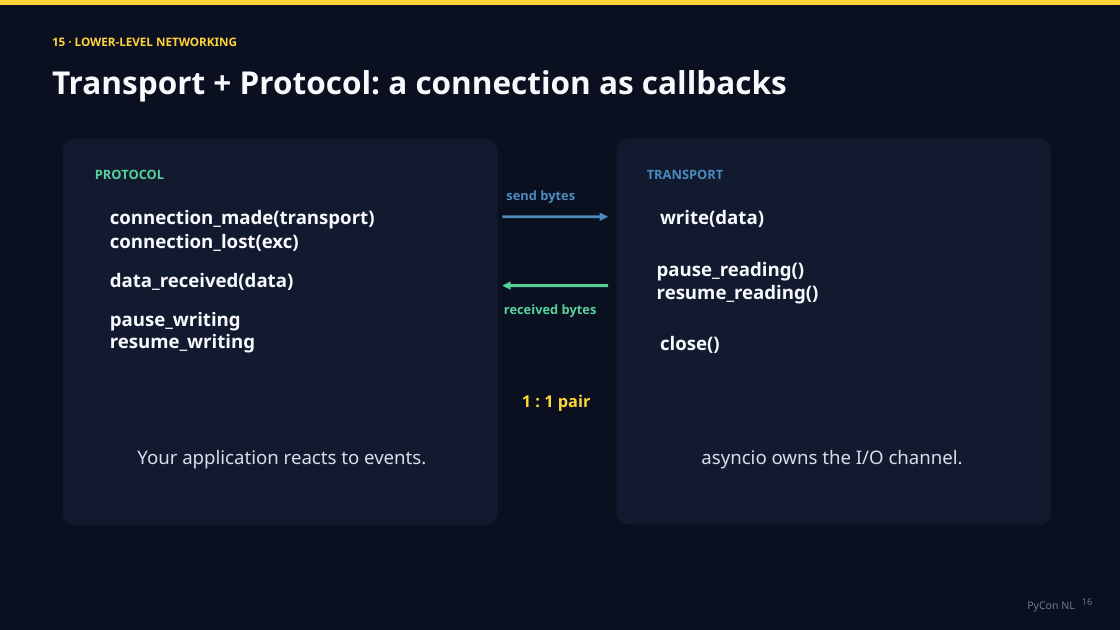
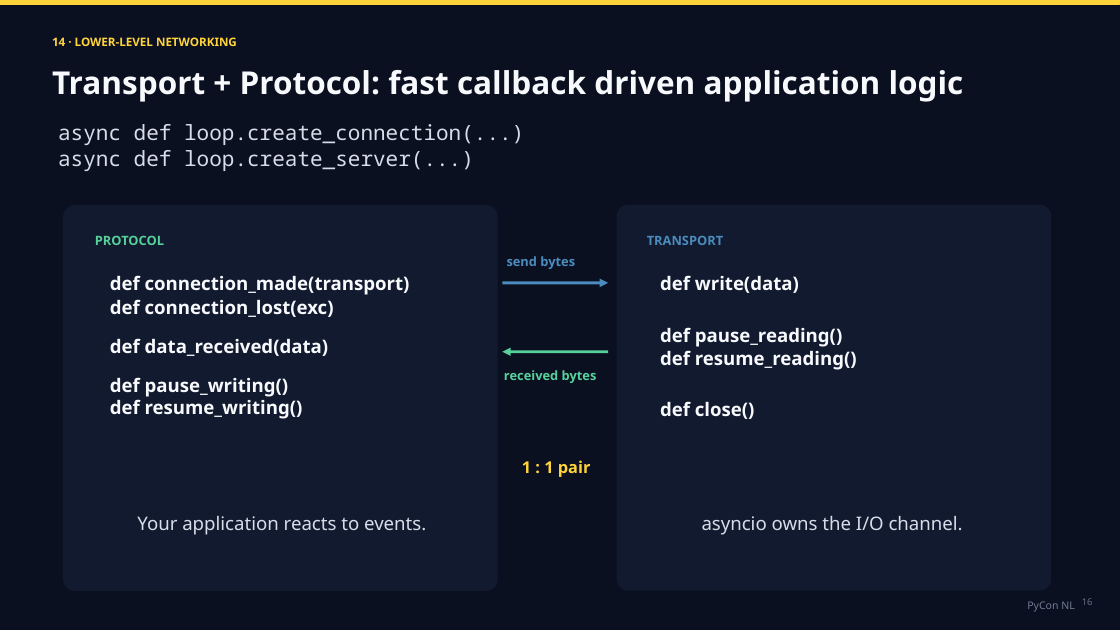
Before and after one commit to tarasko/eduloop, a slide deck: slide 17 of slides/TarasKozlov_AsyncioLoop.pptx (slide 21 before the commit). Drawn at 1120x630 pixels with LibreOffice and Linux fonts; fonts in the diff are those of the drawing. Boxes give left, top, right and bottom in pixels: in the first picture for what was removed or moved away, otherwise in the second. Text is boxed around its words. In the diff, an @@ line names an element or a change of style, - is before the commit and + after.

Commit message:
Update presentation

```diff
--- a/slides/TarasKozlov_AsyncioLoop.pptx
+++ b/slides/TarasKozlov_AsyncioLoop.pptx
@@ text at bbox=[52, 37, 237, 46]: text changed @@
-15 · LOWER-LEVEL NETWORKING
+14 · LOWER-LEVEL NETWORKING
@@ text at bbox=[52, 70, 964, 102]: text changed @@
-Transport + Protocol: a connection as callbacks
+Transport + Protocol: fast callback driven application logic
@@ text added at bbox=[58, 124, 524, 171], 18 pt, text #D7DDE8 @@
+async def loop.create_connection(...)
+async def loop.create_server(...)
@@ text at bbox=[110, 275, 410, 295]: text changed @@
-connection_made(transport)
+def connection_made(transport)
@@ text at bbox=[110, 299, 334, 317]: text changed @@
-connection_lost(exc)
+def connection_lost(exc)
@@ text at bbox=[660, 275, 799, 293]: text changed @@
-write(data)
+def write(data)
@@ text at bbox=[660, 327, 857, 370]: text changed @@
-pause_reading()
-resume_reading()
+def pause_reading()
+def resume_reading()
@@ text at bbox=[110, 338, 329, 356]: text changed @@
-data_received(data)
+def data_received(data)
@@ 7 texts, 2 rounded rectangles, 2 arrows: place and size @@
-7 texts, 2 rounded rectangles, 2 arrows at bbox=[63, 139, 1051, 525]
+7 texts, 2 rounded rectangles, 2 arrows at bbox=[63, 205, 1051, 591]
@@ text at bbox=[110, 377, 303, 419]: text changed @@
-pause_writing
-resume_writing
+def pause_writing()
+def resume_writing()
@@ text at bbox=[660, 401, 755, 419]: text changed @@
-close()
+def close()
```
Also in this commit, not shown: 9 other slides changed, 4 slides removed.
